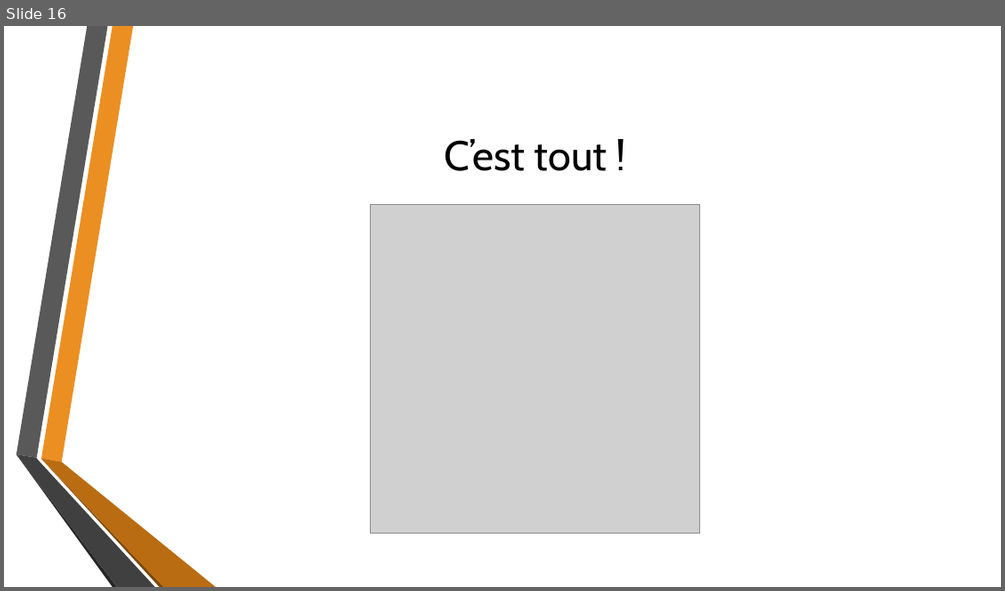
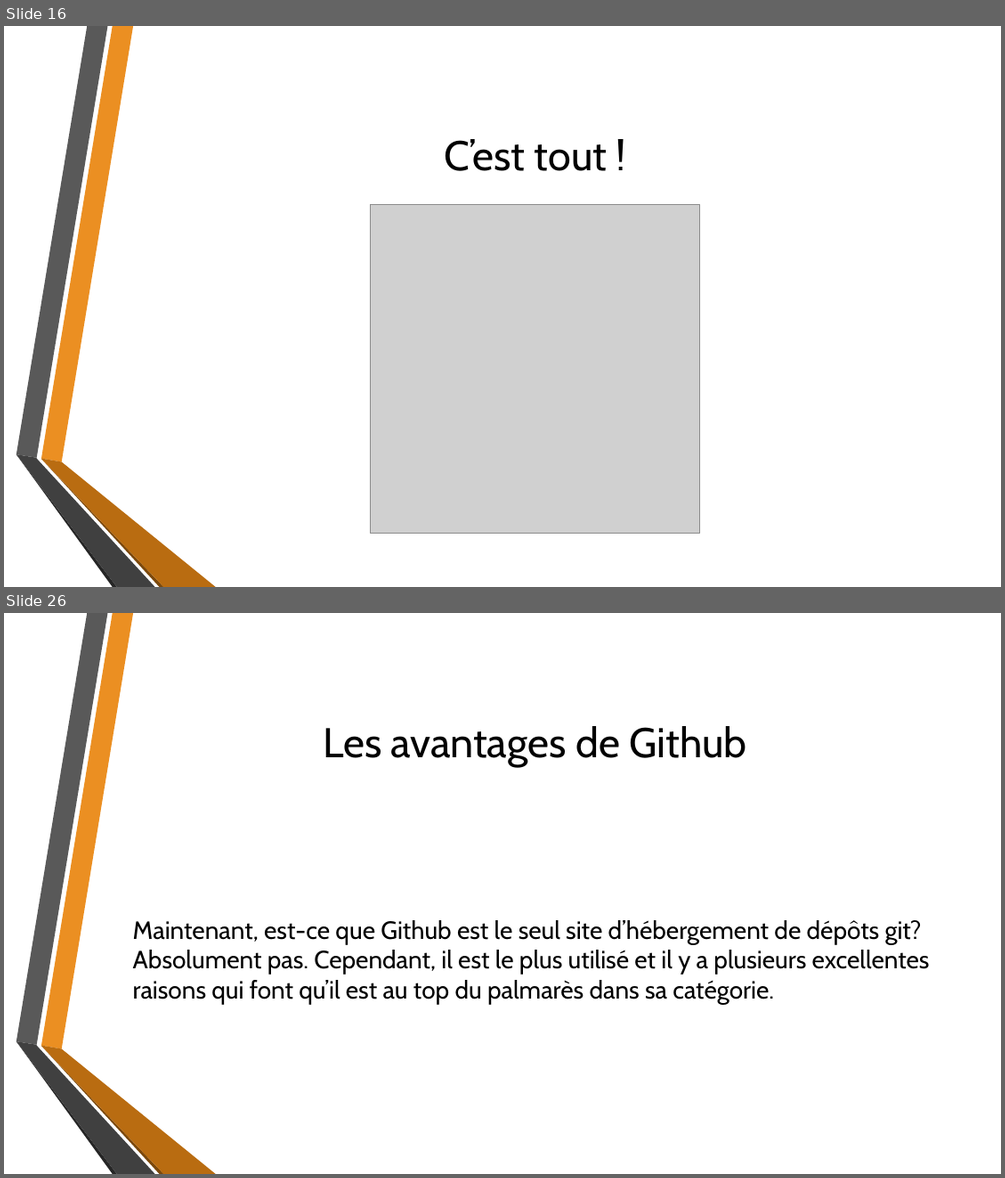
Before and after one commit to MatRenaud/Tptravailinfo, a slide deck: GitPresentation.pptx. Shown one above the other, each under a label of ours: slide 16 before the commit, slides 16 and 26 after it; the slides between them are not shown. The pictures are 1005x591 and 1005x1178 pixels, drawn with LibreOffice and Linux fonts; fonts in the diff are those of the drawing; grey boxes stand for pictures; background and template pictures are left out. Boxes give left, top, right and bottom in pixels: in the first picture for what was removed or moved away, otherwise in the second. Text is boxed around its words. In the diff, an @@ line names an element or a change of style, - is before the commit and + after.

```diff
--- a/GitPresentation.pptx
+++ b/GitPresentation.pptx
@@ slide 26 added at bbox=[4, 613, 1001, 1174], background picture (left out); not listed: 6 template elements that a slide beside it also shows @@
@@ title added at bbox=[323, 726, 746, 767], 40 pt, text #000000 @@
+Les avantages de Github
@@ text added at bbox=[133, 920, 930, 1004], 24 pt, text #000000 @@
+Maintenant, est-ce que Github est le seul site d’hébergement de dépôts git? Absolument pas. Cependant, il est le plus utilisé et il y a plusieurs excellentes raisons qui font qu’il est au top du palmarès dans sa catégorie.
```
Also in this commit, not shown: 16 other slides added, 9 other files.
